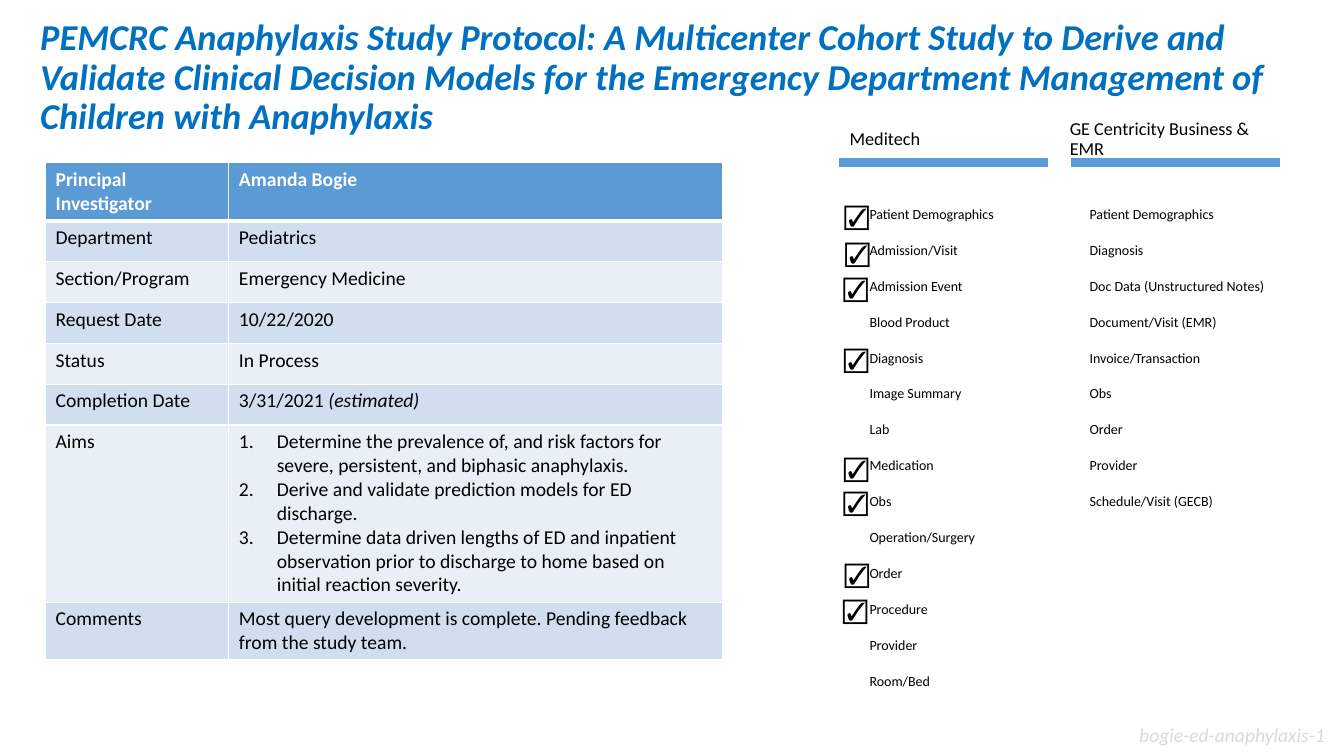
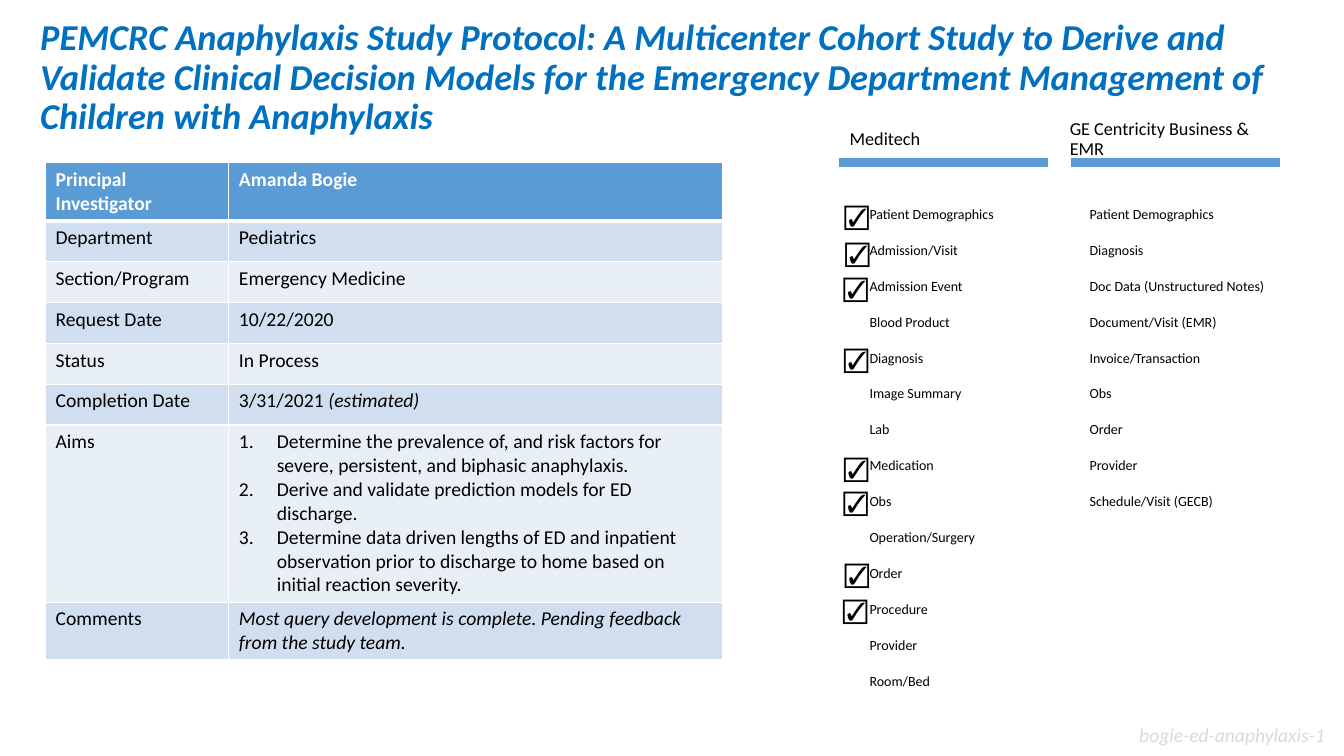
Before and after one commit to OuhscBbmc/prairie-outpost-public, a slide deck: slide 17 of publications/presentation-2021-03-aac/crdw-2021-03.pptx. Drawn at 1344x756 pixels with LibreOffice and Linux fonts; fonts in the diff are those of the drawing. Boxes give left, top, right and bottom in pixels: in the first picture for what was removed or moved away, otherwise in the second. Text is boxed around its words. In the diff, an @@ line names an element or a change of style, - is before the commit and + after.

```diff
--- a/publications/presentation-2021-03-aac/crdw-2021-03.pptx
+++ b/publications/presentation-2021-03-aac/crdw-2021-03.pptx
@@ table at [45, 163, 723, 656] @@
@@ italic on in "Most query development is complete. Pending feedback ..." @@
```
Also in this commit, not shown: 16 other slides changed, 3 slides added.
